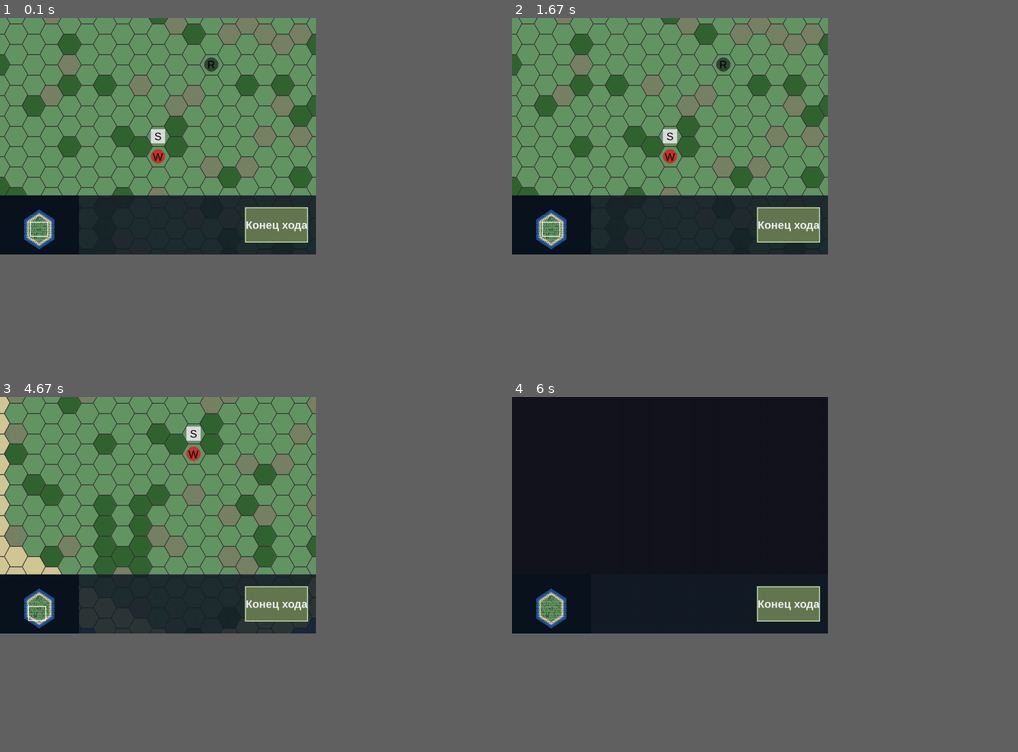
Above: before the commit, frames 1-4 (two rows, left to right).
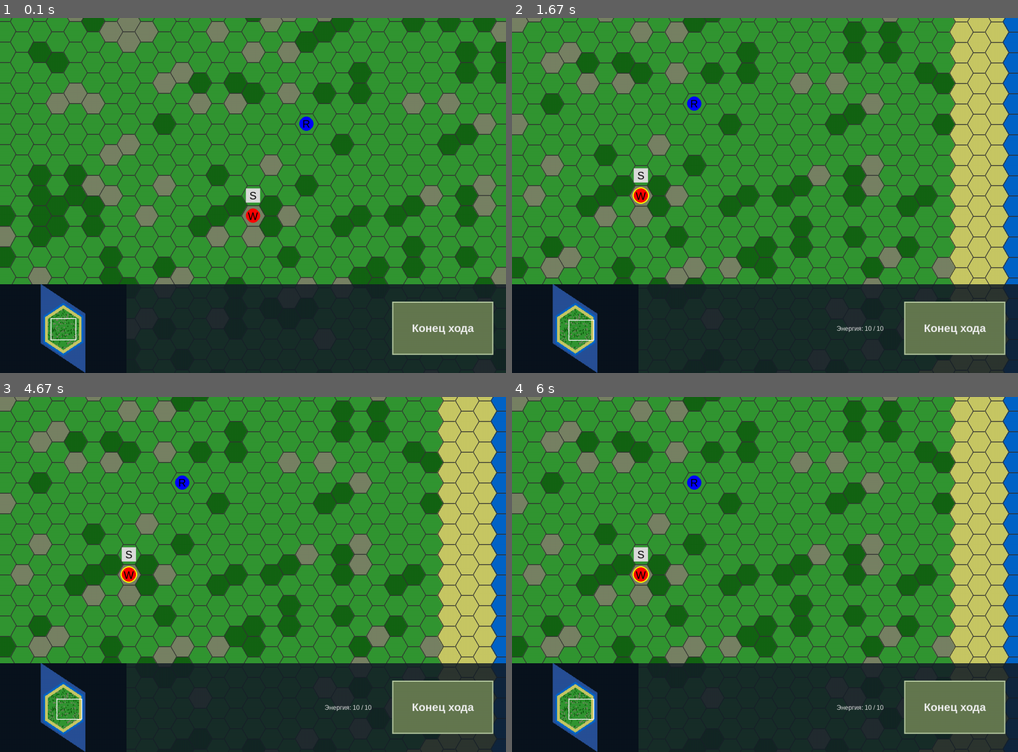
Above: after the commit, the same moments.

Repository: jobman/hexagon_game_chaos
Game: pygame game, started from main.py
Two runs of this game, one before a commit and one after it. Both use one fixed random seed, a clock stepped at 60 frames per second and the inputs below.
Inputs (mouse positions are in pixels of both pictures, inside the frame that each line leads up to):
- Up to frame 1 (0.1 s): no input
- Up to frame 2 (1.67 s): press the mouse at (765, 216) at 0.37 s; move the mouse to (704, 209) at 0.47 s; release the mouse at (643, 199) at 0.6 s; click (952, 319) at 0.72 s
- Up to frame 3 (4.67 s): press the mouse at (253, 709) at 4.53 s; move the mouse to (288, 624) at 4.63 s
- Up to frame 4 (6 s): release the mouse at (835, 542) at 4.77 s; press the mouse at (765, 709) at 4.87 s; move the mouse to (724, 595) at 4.97 s; release the mouse at (684, 485) at 5.1 s; press the mouse at (765, 709) at 5.2 s; move the mouse to (810, 581) at 5.3 s; release the mouse at (861, 457) at 5.43 s; press the mouse at (765, 709) at 5.53 s; move the mouse to (856, 663) at 5.63 s; release the mouse at (947, 617) at 5.77 s; press the mouse at (765, 709) at 5.87 s; move the mouse to (678, 613) at 5.97 s
In our replay, the window is 562x421 before the commit and 900x632 after it. These sizes can differ from the game's own. Grey fills any space a smaller window leaves; there, only what the larger window draws over its background counts as a difference.

The runs differ from the first frame. In frame 1, 73% of the frame differs, in the area x 0-100%, y 0-100%; in frame 2, 82%; in frame 3, 82%; in frame 4, 84%.

Commit message:
refactor: Centralize constants
- Created a new `constants.py` file to store all global constants.
- Updated `main.py`, `frontend_pygame.py`, `frontend_visuals.py`, `map_generator.py`, and `ui/ui_manager.py` to import constants from the new file.
- This refactoring improves code organization and makes it easier to maintain and modify constants.

Diff:
--- a/backend.py
+++ b/backend.py
@@ -30,7 +30,7 @@
 
     def _initialize_game(self):
         """Создает начальное состояние игры."""
-        self.game_state.grid = generate_map(radius=15)
+        self.game_state.grid = generate_map()
         self.create_unit(unit_type=UnitType.SETTLER, player=0, position=(0, 0))
         self.create_unit(unit_type=UnitType.WARRIOR, player=0, position=(0, 1))
         self.create_unit(unit_type=UnitType.RIFLEMAN, player=1, position=(3, -5))
--- /dev/null
+++ b/constants.py
@@ -0,0 +1,24 @@
+# Screen dimensions
+SCREEN_WIDTH = 1280
+SCREEN_HEIGHT = 900
+
+# Hexagon dimensions
+HEX_SIZE = 20
+HEX_WIDTH = HEX_SIZE * 2
+HEX_HEIGHT = HEX_SIZE * (3**0.5)
+
+# Colors
+COLOR_GRASS = (50, 150, 50)
+COLOR_WATER = (0, 100, 200)
+COLOR_MOUNTAIN = (100, 100, 100)
+COLOR_FOREST = (20, 100, 20)
+COLOR_SAND = (200, 200, 100)
+COLOR_BORDER = (0, 0, 0)
+COLOR_UNIT_ALLY = (0, 0, 255)
+COLOR_UNIT_ENEMY = (255, 0, 0)
+COLOR_HIGHLIGHT = (255, 255, 0, 128)
+COLOR_FOG = (128, 128, 128, 200)
+
+# Map dimensions
+MAP_WIDTH = 50
+MAP_HEIGHT = 50
--- a/frontend_pygame.py
+++ b/frontend_pygame.py
@@ -7,9 +7,9 @@
 from frontend_visuals import TILE_COLORS, DEFAULT_TILE_COLOR, UNIT_VISUALS, DEFAULT_UNIT_VISUAL, CITY_CENTER_COLOR, CITY_NAME_COLOR
 from unit_types import UnitType
 from ui.ui_manager import UIManager
+from constants import SCREEN_WIDTH, SCREEN_HEIGHT
 
 # Константы для отрисовки
-WIDTH, HEIGHT = 800, 600
 CLICK_DRAG_THRESHOLD = 5
 DEFAULT_HEX_SIZE = 30
 MIN_HEX_SIZE = 10
@@ -22,7 +22,7 @@
     def __init__(self, backend):
         self.backend = backend
         pygame.init()
-        self.screen = pygame.display.set_mode((WIDTH, HEIGHT))
+        self.screen = pygame.display.set_mode((SCREEN_WIDTH, SCREEN_HEIGHT))
         pygame.display.set_caption("Hexagonal TBS")
         self.font = pygame.font.SysFont("Arial", 14)
         self.running = True
@@ -31,7 +31,7 @@
         self.is_dragging = False
         self.drag_start_pos = None
         self.hex_size = DEFAULT_HEX_SIZE
-        self.ui_manager = UIManager(WIDTH, HEIGHT, backend)
+        self.ui_manager = UIManager(backend)
         self.selected_object_data = None
 
     def _update_selection_data(self):
@@ -71,7 +71,7 @@
         Возвращает: (диапазон_отсечения, список_угловых_гексов)
         """
         # 1. Находим точные угловые гексы
-        points_to_check = [(0, 0), (WIDTH, 0), (WIDTH, HEIGHT), (0, HEIGHT)]
+        points_to_check = [(0, 0), (SCREEN_WIDTH, 0), (SCREEN_WIDTH, SCREEN_HEIGHT), (0, SCREEN_HEIGHT)]
         corner_hexes = [self._pixel_to_hex(x, y) for x, y in points_to_check]
 
         # 2. На основе углов вычисляем диапазон для быстрой отрисовки
@@ -126,13 +126,13 @@
     def _hex_to_pixel(self, q, r):
         world_x = self.hex_size * (3.0 / 2.0 * q)
         world_y = self.hex_size * (math.sqrt(3) / 2.0 * q + math.sqrt(3) * r)
-        screen_x = world_x + WIDTH / 2 + self.camera_offset.x
-        screen_y = world_y + HEIGHT / 2 + self.camera_offset.y
+        screen_x = world_x + SCREEN_WIDTH / 2 + self.camera_offset.x
+        screen_y = world_y + SCREEN_HEIGHT / 2 + self.camera_offset.y
         return screen_x, screen_y
 
     def _pixel_to_hex(self, x, y):
-        world_x = x - WIDTH / 2 - self.camera_offset.x
-        world_y = y - HEIGHT / 2 - self.camera_offset.y
+        world_x = x - SCREEN_WIDTH / 2 - self.camera_offset.x
+        world_y = y - SCREEN_HEIGHT / 2 - self.camera_offset.y
         q = (2.0 / 3.0 * world_x) / self.hex_size
         r = (-1.0 / 3.0 * world_x + math.sqrt(3) / 3.0 * world_y) / self.hex_size
         return self._hex_round(q, r)
@@ -164,7 +164,7 @@
         Возвращает список из 4 кортежей (q,r).
         """
         points_to_check = [
-            (0, 0), (WIDTH, 0), (WIDTH, HEIGHT), (0, HEIGHT)
+            (0, 0), (SCREEN_WIDTH, 0), (SCREEN_WIDTH, SCREEN_HEIGHT), (0, SCREEN_HEIGHT)
         ]
         # Просто конвертируем 4 угла и возвращаем как есть
         visible_hexes = [self._pixel_to_hex(x, y) for x, y in points_to_check]
@@ -242,7 +242,7 @@
                 if not self.ui_manager.ui_rect.collidepoint(event.pos):
                     if event.button == 4 or event.button == 5:
                         mouse_pos = pygame.math.Vector2(event.pos)
-                        screen_center = pygame.math.Vector2(WIDTH / 2, HEIGHT / 2)
+                        screen_center = pygame.math.Vector2(SCREEN_WIDTH / 2, SCREEN_HEIGHT / 2)
                         world_pixel_before_zoom = mouse_pos - screen_center - self.camera_offset
                         old_size = self.hex_size
                         if event.button == 4:
--- a/frontend_visuals.py
+++ b/frontend_visuals.py
@@ -1,19 +1,22 @@
-# frontend_visuals.py
 import pygame
 from dataclasses import dataclass, field
 from tile_types import TileType
 from unit_types import UnitType
+from constants import (
+    COLOR_GRASS, COLOR_WATER, COLOR_MOUNTAIN, COLOR_FOREST, COLOR_SAND,
+    COLOR_UNIT_ALLY, COLOR_UNIT_ENEMY, COLOR_HIGHLIGHT, COLOR_FOG
+)
 
 # Словарь, который сопоставляет абстрактный тип тайла с конкретным цветом для отрисовки
 TILE_COLORS = {
-    TileType.GRASS: (100, 150, 100),
+    TileType.GRASS: COLOR_GRASS,
     TileType.PLAINS: (180, 170, 120),
-    TileType.FOREST: (50, 100, 50),
+    TileType.FOREST: COLOR_FOREST,
     TileType.HILLS: (120, 130, 100),
-    TileType.MOUNTAINS: (100, 100, 100),
-    TileType.WATER: (70, 120, 180),
+    TileType.MOUNTAINS: COLOR_MOUNTAIN,
+    TileType.WATER: COLOR_WATER,
     TileType.DEEP_WATER: (40, 80, 150),
-    TileType.SAND: (210, 200, 150),
+    TileType.SAND: COLOR_SAND,
     TileType.DESERT: (200, 180, 100),
     TileType.SNOW: (220, 220, 220),
     TileType.ICE: (180, 200, 250),
@@ -35,9 +38,9 @@
 # Словарь, который сопоставляет абстрактный тип юнита с его внешним видом
 UNIT_VISUALS = {
     UnitType.SETTLER: UnitVisualData(shape='square', color=(220, 220, 220), symbol='S'),
-    UnitType.WARRIOR: UnitVisualData(shape='circle', color=(200, 50, 50), symbol='W'),
-    UnitType.ARCHER: UnitVisualData(shape='triangle', color=(200, 50, 50), symbol='A'),
-    UnitType.RIFLEMAN: UnitVisualData(shape='circle', color=(50, 70, 50), symbol='R'),
+    UnitType.WARRIOR: UnitVisualData(shape='circle', color=COLOR_UNIT_ENEMY, symbol='W'),
+    UnitType.ARCHER: UnitVisualData(shape='triangle', color=COLOR_UNIT_ENEMY, symbol='A'),
+    UnitType.RIFLEMAN: UnitVisualData(shape='circle', color=COLOR_UNIT_ALLY, symbol='R'),
     UnitType.CANNON: UnitVisualData(shape='square', color=(80, 80, 80), symbol='C'),
     UnitType.MECH: UnitVisualData(shape='square', color=(150, 50, 200), symbol='M'),
     UnitType.CYBER_NINJA: UnitVisualData(shape='triangle', color=(100, 180, 250), symbol='N'),
--- a/map_generator.py
+++ b/map_generator.py
@@ -2,37 +2,42 @@
 import random
 from tile_types import TileType
 from hex_utils import hex_distance
+from constants import MAP_WIDTH, MAP_HEIGHT
 
-def generate_map(radius: int) -> dict:
+def generate_map() -> dict:
     """
     Генерирует карту в виде острова.
     Возвращает словарь: { (q, r): {'tile': TileType} }
     """
     grid = {}
-    center = (0, 0)
+    center_q, center_r = MAP_WIDTH // 2, MAP_HEIGHT // 2
 
-    for q in range(-radius, radius + 1):
-        for r in range(-radius, radius + 1):
-            if abs(q + r) <= radius:
-                dist = hex_distance(center, (q, r))
+    for q in range(MAP_WIDTH):
+        for r in range(MAP_HEIGHT):
+            # Смещение для гексагональной сетки
+            q_offset = q - center_q
+            r_offset = r - center_r
 
-                # Логика генерации острова
-                if dist > radius * 0.9:
-                    tile = TileType.DEEP_WATER
-                elif dist > radius * 0.8:
-                    tile = TileType.WATER
-                elif dist > radius * 0.7:
-                    tile = TileType.SAND
+            dist = hex_distance((0,0), (q_offset, r_offset))
+            radius = min(MAP_WIDTH, MAP_HEIGHT) / 2
+
+            # Логика генерации острова
+            if dist > radius * 0.9:
+                tile = TileType.DEEP_WATER
+            elif dist > radius * 0.8:
+                tile = TileType.WATER
+            elif dist > radius * 0.7:
+                tile = TileType.SAND
+            else:
+                # Основной ландшафт с вкраплениями
+                noise = random.random() # Случайное число от 0.0 до 1.0
+                if noise < 0.15:
+                    tile = TileType.FOREST
+                elif noise < 0.25:
+                    tile = TileType.HILLS
                 else:
-                    # Основной ландшафт с вкраплениями
-                    noise = random.random() # Случайное число от 0.0 до 1.0
-                    if noise < 0.15:
-                        tile = TileType.FOREST
-                    elif noise < 0.25:
-                        tile = TileType.HILLS
-                    else:
-                        tile = TileType.GRASS
+                    tile = TileType.GRASS
 
-                grid[(q, r)] = {'tile': tile}
+            grid[(q_offset, r_offset)] = {'tile': tile}
 
     return grid
--- a/ui/ui_manager.py
+++ b/ui/ui_manager.py
@@ -3,20 +3,19 @@
 from .minimap import Minimap
 from .action_panel import ActionPanel
 from .end_turn_panel import EndTurnPanel
+from constants import SCREEN_WIDTH, SCREEN_HEIGHT
 
 class UIManager:
-    def __init__(self, screen_width, screen_height, backend):
+    def __init__(self, backend):
         self.backend = backend
-        self.screen_width = screen_width
-        self.screen_height = screen_height
 
         # Определяем общую область UI (нижняя четверть экрана)
-        self.ui_rect = pygame.Rect(0, screen_height * 0.75, screen_width, screen_height * 0.25)
+        self.ui_rect = pygame.Rect(0, SCREEN_HEIGHT * 0.75, SCREEN_WIDTH, SCREEN_HEIGHT * 0.25)
 
         # Разбиваем область UI на три части
-        minimap_width = screen_width * 0.25
-        end_turn_width = screen_width * 0.25
-        action_panel_width = screen_width - minimap_width - end_turn_width
+        minimap_width = SCREEN_WIDTH * 0.25
+        end_turn_width = SCREEN_WIDTH * 0.25
+        action_panel_width = SCREEN_WIDTH - minimap_width - end_turn_width
 
         minimap_rect = pygame.Rect(0, self.ui_rect.top, minimap_width, self.ui_rect.height)
         action_panel_rect = pygame.Rect(minimap_width, self.ui_rect.top, action_panel_width, self.ui_rect.height)
